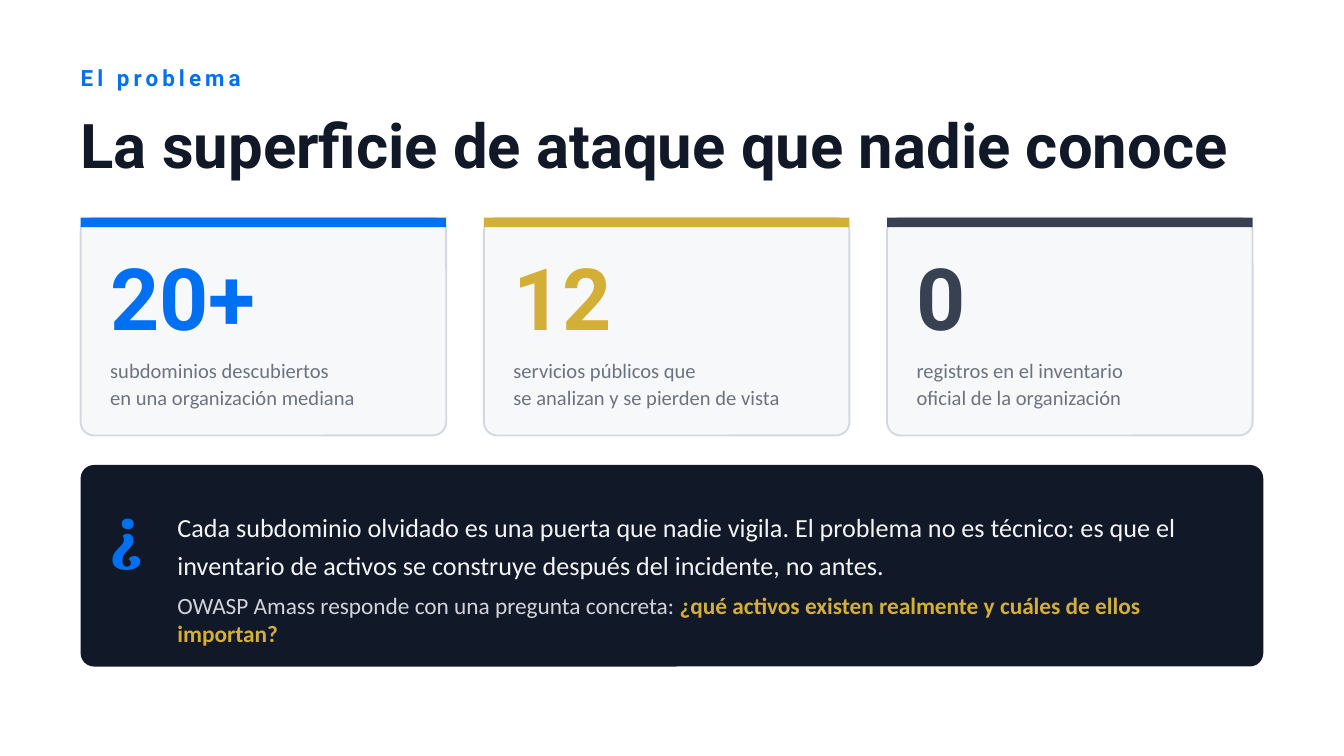
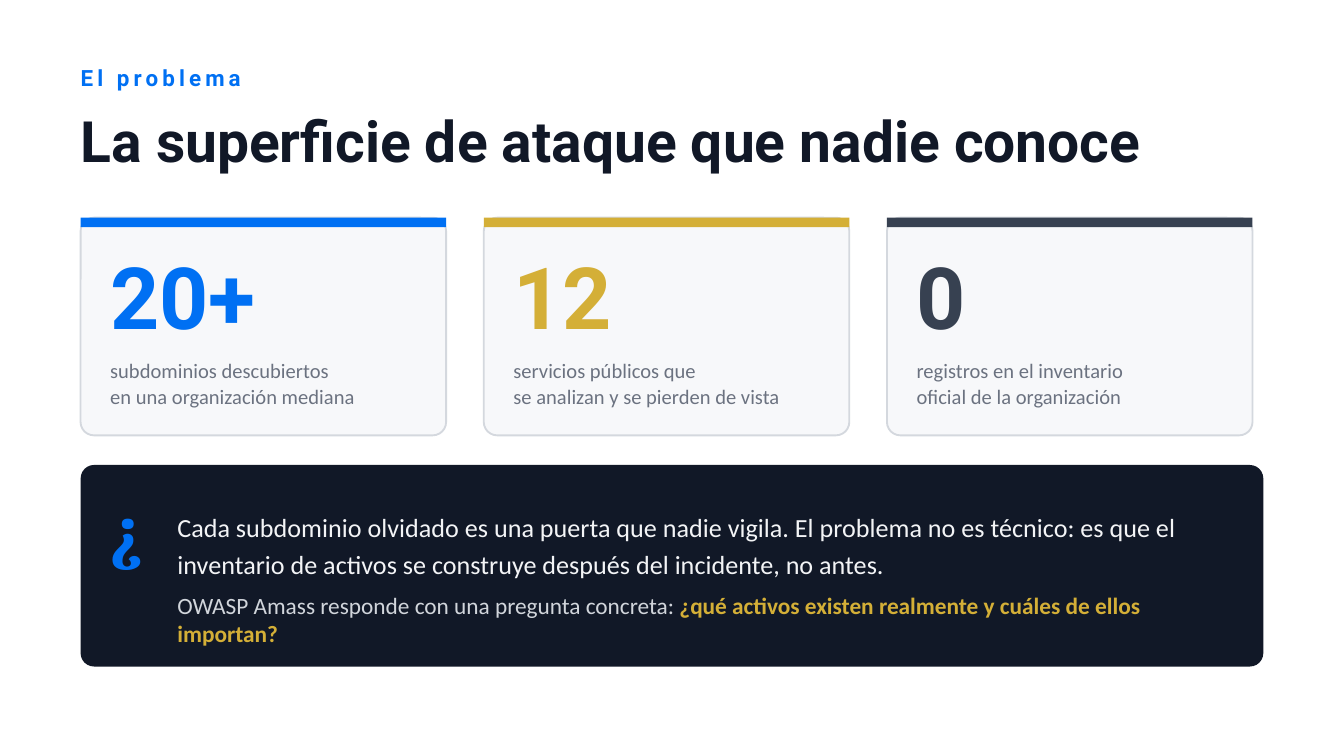
Before and after one commit to Mista299/lab-amass-owasp-seguridad-info, a slide deck: slide 2 of slides/output/OWASP-Amass-Presentacion.pptx. Drawn at 1344x756 pixels with LibreOffice and Linux fonts; fonts in the diff are those of the drawing. Boxes give left, top, right and bottom in pixels: in the first picture for what was removed or moved away, otherwise in the second. Text is boxed around its words. In the diff, an @@ line names an element or a change of style, - is before the commit and + after.

```diff
--- a/slides/output/OWASP-Amass-Presentacion.pptx
+++ b/slides/output/OWASP-Amass-Presentacion.pptx
@@ text "La superficie de ataque que ..." at bbox=[81, 118, 1140, 174]: size 33 to 30.5 pt; line spacing 1 to 0.9 @@
```
Also in this commit, not shown: 3 other slides changed, 3 other files.
